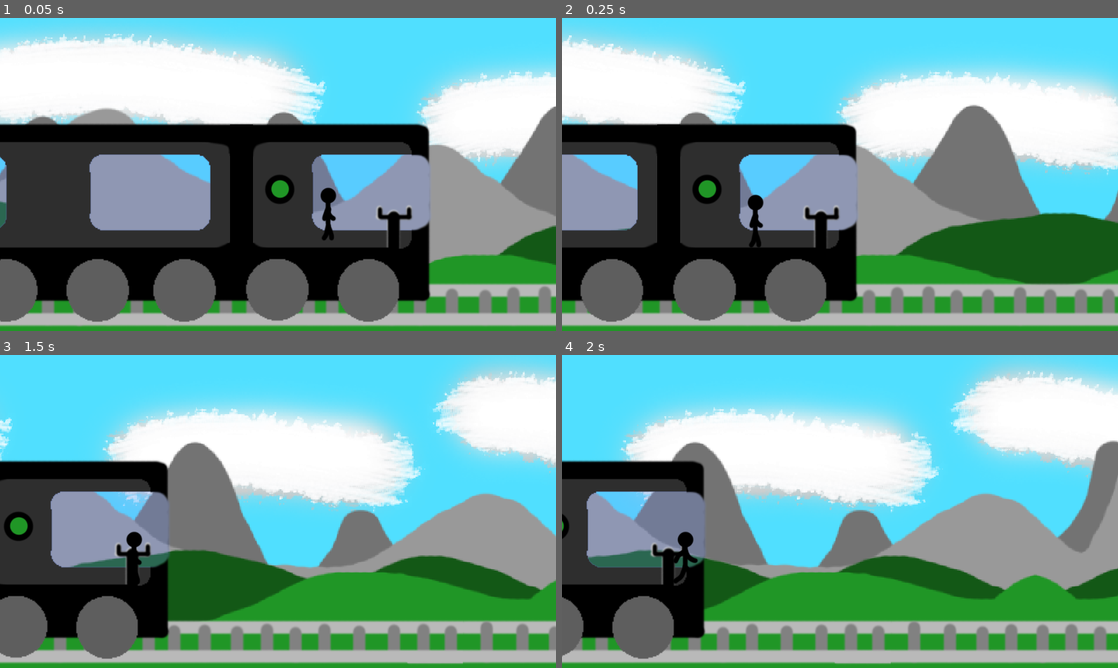
Above: before the commit, frames 1-4 (two rows, left to right).
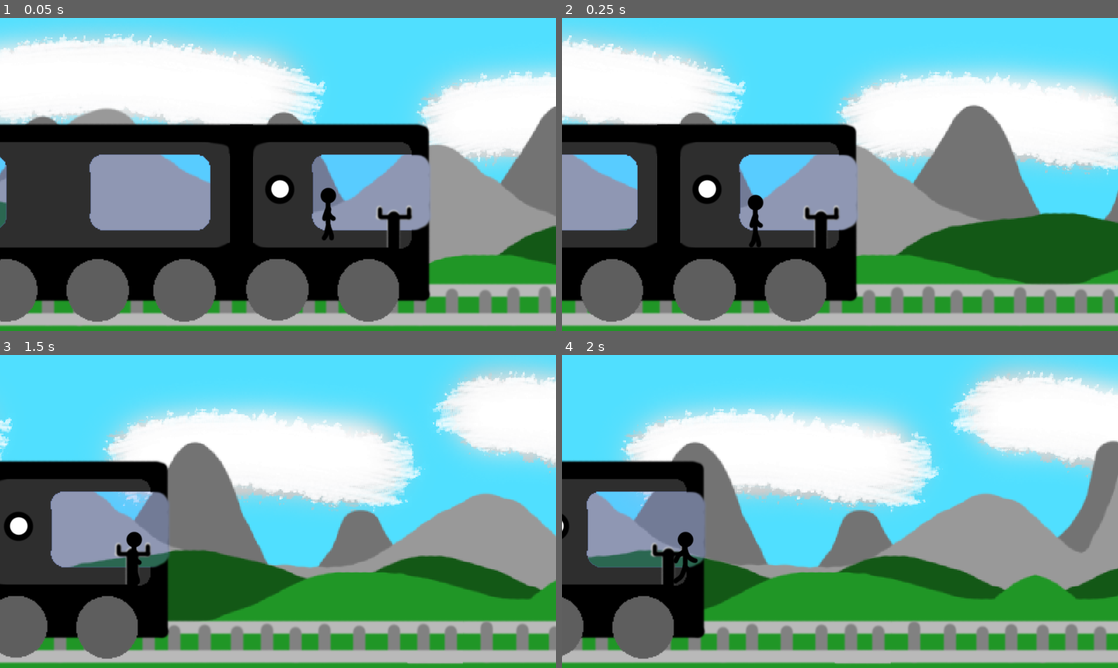
Above: after the commit, the same moments.

Repository: cullumi/unseen-passenger
Game: Godot game, scene res://Main.tscn
The game is run twice, just before and just after one commit, with the same random seed, the same clock (stepped at 60 frames per second) and the same inputs.
Inputs (mouse positions are in pixels of both pictures, inside the frame that each line leads up to):
- Up to frame 1 (0.05 s): no input
- Up to frame 2 (0.25 s): no input
- Up to frame 3 (1.5 s): move the mouse to (400, 495) at 0.52 s; hold Space (player_interact) 0.53-1.28 s; hold D (move_right) from 0.53 s (still down); move the mouse to (166, 527) at 1.27 s; tap Down (look_down) at 1.35 s
- Up to frame 4 (2 s): keep holding D (move_right); tap Space (player_interact) at 1.55 s

The runs differ from the first frame. In frame 1, 0.2% of the frame differs, in the area x 48-52%, y 51-58%; in frame 2, 0.2%, in the area x 24-28%, y 51-58%; in frame 3, 0.2%; in frame 4, less than 0.1%.

Commit message:
Sound Loop Lag Fixed, Player Interaction Modified, Passenger Infinite Sprint Fixed
+ Changed Button lights to properly represent blocked, locked, and unlocked doors.
+ Recreated Passenger interaction code in Player, aside from execution (moved execution from Button.gd to PlayerInput.gd)
+ Fixed issue where the passenger would not stop sprinting after fleeing (sprint turns off sneak, sneak turns off sprint)
+ Fixed issue where the SoundPlayer would cause horrible lag when repeatedly starting an stopping sound loops.  (sound loop wasn't yielding idle frames except after the sound started playing)

Diff:
--- a/The Unseen Passenger/Audio/SoundPlayer.gd
+++ b/The Unseen Passenger/Audio/SoundPlayer.gd
@@ -72,7 +72,6 @@
 # Asynchronous Stuff
 
 func start_sound_loop(spacing=.75):
-	print("Start sound loop.")
 	if looping:
 		yield(stop_sound_loop(), "completed")
 	sound_loop(spacing)
@@ -87,3 +86,5 @@
 		if not stream_player.playing:
 			play_rand_sound()
 			yield(get_tree().create_timer(spacing), "timeout")
+		else:
+			yield(get_tree(), "idle_frame")
--- a/The Unseen Passenger/Char State Refactor/Character Scenes/NewPlayer.tscn
+++ b/The Unseen Passenger/Char State Refactor/Character Scenes/NewPlayer.tscn
@@ -37,5 +37,13 @@
 position = Vector2( 272.016, 0 )
 
 [node name="FocusDetector" parent="." instance=ExtResource( 6 )]
+position = Vector2( 0, -31 )
 
 [node name="SoundLocations" parent="." instance=ExtResource( 3 )]
+
+[node name="Interactor" type="Area2D" parent="."]
+
+[node name="CollisionShape2D" type="CollisionShape2D" parent="Interactor"]
+shape = SubResource( 1 )
+[connection signal="area_entered" from="Interactor" to="." method="_on_Interactor_area_entered"]
+[connection signal="area_exited" from="Interactor" to="." method="_on_Interactor_area_exited"]
--- a/The Unseen Passenger/Char State Refactor/CharacterScripts/NewPassenger.gd
+++ b/The Unseen Passenger/Char State Refactor/CharacterScripts/NewPassenger.gd
@@ -47,8 +47,12 @@
 # High Level
 
 # how to move
-func start_sprinting(): set_sprint(true)
-func start_sneaking(): set_sneak(true)
+func start_sprinting():
+	set_sneak(false)
+	set_sprint(true)
+func start_sneaking():
+	set_sprint(false)
+	set_sneak(true)
 func start_walking():
 	set_sprint(false)
 	set_sneak(false)
--- a/The Unseen Passenger/Char State Refactor/CharacterScripts/NewPlayer.gd
+++ b/The Unseen Passenger/Char State Refactor/CharacterScripts/NewPlayer.gd
@@ -8,6 +8,8 @@
 
 onready var cam_piv = $CamPivot
 onready var focus_detector = $FocusDetector
+
+var interactables = []
 
 var look_dir:Vector2 = Vector2()
 var view_changed = false
@@ -24,6 +26,7 @@
 	add_child(play_state)
 	if controlled : add_child(PlayerInput.new(self))
 
+func interact(): play_state.execute("interact")
 func set_look_dir(look_dir): play_state.execute("set_look_dir", look_dir)
 func toggle_view_lock(): play_state.execute("toggle_view_lock")
 func set_focus(focus): play_state.execute("set_focus", focus)
@@ -72,3 +75,19 @@
 		tfrmbl.scale.x *= -1
 		return true
 	return false
+
+# Interaction
+
+func trigger(open=null):
+	for interactable in interactables:
+		interactable.trigger(self, open)
+
+func can_interact(): return interactables.size() > 0
+func add_interactable(interactable): if not interactables.has(interactable) : interactables.append(interactable)
+func remove_interactable(interactable): if interactables.has(interactable): interactables.erase(interactable)
+func _on_Interactor_area_entered(area):
+	if area.is_in_group("interactable"):
+		play_state.execute("_add_interactable", area)
+func _on_Interactor_area_exited(area):
+	if area.is_in_group("interactable"):
+		play_state.execute("_remove_interactable", area)
--- a/The Unseen Passenger/Char State Refactor/CharacterScripts/PlayerInput.gd
+++ b/The Unseen Passenger/Char State Refactor/CharacterScripts/PlayerInput.gd
@@ -19,6 +19,7 @@
 func sprint(sprint) : player.set_sprint(sprint)
 func toggle_view_lock() : player.toggle_view_lock()
 func focus(focus) : player.set_focus(focus)
+func interact(): player.interact()
 
 # Triggers
 func _input(event):
@@ -44,3 +45,5 @@
 	# Focus
 	elif action_press("player_focus") : focus(true)
 	elif action_release("player_focus") : focus(false)
+	# Interaction
+	elif action_press("player_interact") : interact()
--- a/The Unseen Passenger/Char State Refactor/State/Player/play_state.gd
+++ b/The Unseen Passenger/Char State Refactor/State/Player/play_state.gd
@@ -5,6 +5,14 @@
 
 onready var player = source
 
-
 func flip_direction():
 	player.set_scale_flip(player.is_flipped, player.cam_piv)
+
+func interact():
+	player.trigger()
+
+func _add_interactable(interactable):
+	player.add_interactable(interactable)
+
+func _remove_interactable(interactable):
+	player.remove_interactable(interactable)
--- a/The Unseen Passenger/Main.tscn
+++ b/The Unseen Passenger/Main.tscn
@@ -148,9 +148,8 @@
 position = Vector2( -499.929, 298.419 )
 target_path = NodePath("../TrainDoor1")
 valid_trigger_groups = {
-"close": [ "director", "passenger" ],
-"open": [ "director", "passenger" ],
-"trigger": [ "director" ]
+"close": [ "director", "passenger", "player" ],
+"open": [ "director", "passenger", "player" ]
 }
 
 [node name="DoorButton2" parent="Train" groups=[
@@ -161,8 +160,7 @@
 target_path = NodePath("../TrainDoor2")
 valid_trigger_groups = {
 "close": [ "director", "player" ],
-"open": [ "director", "player" ],
-"trigger": [ "director", "player" ]
+"open": [ "director", "player" ]
 }
 
 [node name="TrainBody" type="Sprite" parent="Train"]
--- a/The Unseen Passenger/Parts/Characters/PlayerCamera.tscn
+++ b/The Unseen Passenger/Parts/Characters/PlayerCamera.tscn
@@ -5,7 +5,6 @@
 [node name="PlayerCamera" type="Position2D"]
 position = Vector2( 480, 270 )
 script = ExtResource( 1 )
-target_path = NodePath("../Player/CamPivot/CamTarget")
 
 [node name="Camera2D" type="Camera2D" parent="."]
 current = true
--- a/The Unseen Passenger/Parts/Interactables/Button.gd
+++ b/The Unseen Passenger/Parts/Interactables/Button.gd
@@ -4,16 +4,25 @@
 export (Dictionary) var valid_trigger_groups = {
 	"open":["director"],
 	"close":["director"],
-	"trigger":["director"],
 }
 
 onready var target : Node2D = get_node(target_path)
 onready var highlight = $ButtonHighlight
 onready var light = $ButtonLight
 
-const OPEN = true
-const CLOSE = false
-const TRIGGER = null
+# Trigger Options
+const T_OPEN = true
+const T_CLOSE = false
+const T_TOGGLE = null
+const TS_OPEN = "open"
+const TS_CLOSE = "close"
+const TS_TOGGLE = "toggle"
+
+# Light Options
+const L_UNLOCKED = "Automatic"
+const L_LOCKED = "Locked"
+const L_OPEN = "CanOpen"
+const L_BLOCKED = "CanClose"
 
 var is_open : bool = false
 var openable : bool = false
@@ -31,11 +40,11 @@
 		target.instant_close()
 	update_light()
 
-func _input(event):
-	if (highlighted):
-		var player_interact = event.is_action_pressed("player_interact")
-		if (player_interact):
-			activate()
+#func _input(event):
+#	if (highlighted):
+#		var player_interact = event.is_action_pressed("player_interact")
+#		if (player_interact):
+#			activate()
 
 func activate():
 	if (triggerable):
@@ -61,22 +70,22 @@
 	update_light()
 
 func update_light():
-	if (is_open):
-		if (closable):
-			if (automatic):
-				light.animation = "Automatic"
+	if is_open:
+		if group_is_valid("player", TS_CLOSE):
+			if closable:
+				light.play(L_OPEN)
 			else:
-				light.animation = "CanClose"
+				light.play(L_BLOCKED)
 		else:
-			light.animation = "Locked"
+			light.play(L_LOCKED)
 	else:
-		if (closable):
-			if (automatic):
-				light.animation = "Automatic"
+		if group_is_valid("player", TS_OPEN):
+			if openable:
+				light.play(L_UNLOCKED)
 			else:
-				light.animation = "CanOpen"
+				light.play(L_BLOCKED)
 		else:
-			light.animation = "Locked"
+			light.play(L_LOCKED)
 
 func fetch_target_state():
 	closable = target.closable
@@ -97,13 +106,16 @@
 	if has_valid_group(interactor, open):
 		while (true):
 			if closable != open or openable == open:
-				if open==TRIGGER or open != is_open:
+				if open==T_TOGGLE or open != is_open:
 					activate()
 				return
 			if trigger_when_possible:
 				yield(get_tree(), "idle_frame")
 			else:
 				return
+
+func group_is_valid(interactor_group:String, validity_key:String):
+	return valid_trigger_groups[validity_key].has(interactor_group)
 
 func has_valid_group(interactor, validity_key="trigger"):
 	if not validity_key is String: validity_key = validity_group(validity_key)
@@ -114,9 +126,9 @@
 
 func validity_group(validity_key=null):
 	match validity_key:
-		OPEN: return "open"
-		CLOSE: return "close"
-		TRIGGER: return "trigger"
+		T_OPEN: return TS_OPEN
+		T_CLOSE: return TS_CLOSE
+		T_TOGGLE: return TS_CLOSE if is_open else TS_OPEN
 
 func _on_target_state_changed():
 	fetch_target_state()
